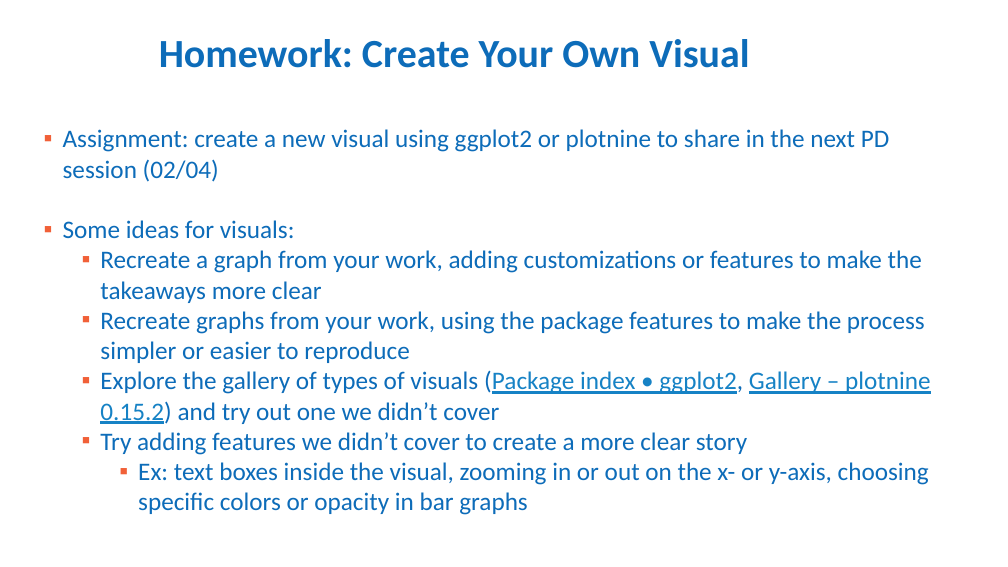
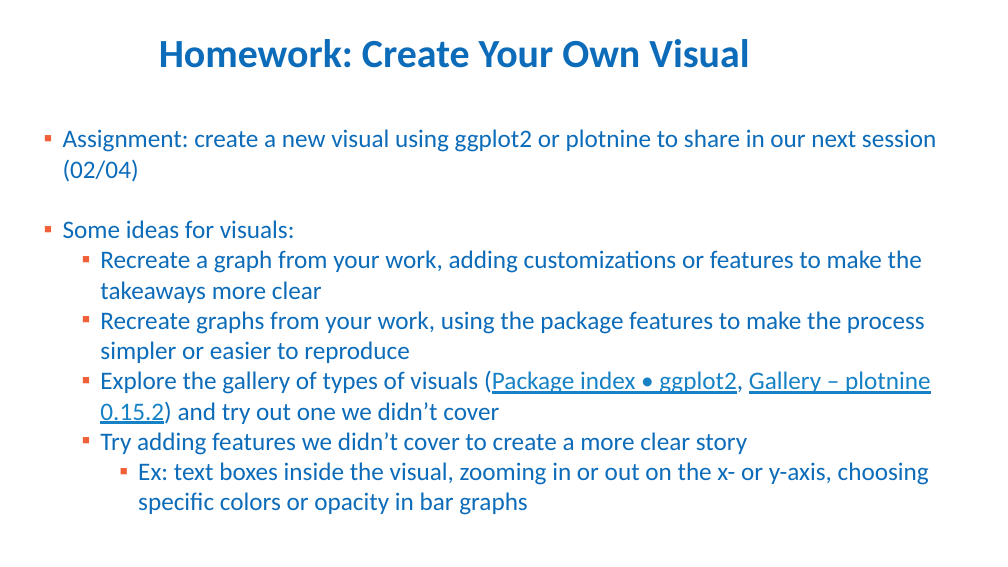
Before and after one commit to brussell23/grammar_of_graphics, a slide deck: slide 18 of ggplot and the Grammar of Graphics.pptx (slide 14 before the commit). Drawn at 1008x567 pixels with LibreOffice and Linux fonts; fonts in the diff are those of the drawing; background and template pictures are left out. Boxes give left, top, right and bottom in pixels: in the first picture for what was removed or moved away, otherwise in the second. Text is boxed around its words. In the diff, an @@ line names an element or a change of style, - is before the commit and + after.

Commit message:
Updating slides and r code

```diff
--- a/ggplot and the Grammar of Graphics.pptx
+++ b/ggplot and the Grammar of Graphics.pptx
@@ text at (63, 129, 936, 182): text changed @@
-▪ Assignment: create a new visual using ggplot2 or plotnine to share in the next PD session (02/04)
+▪ Assignment: create a new visual using ggplot2 or plotnine to share in our next session (02/04)
```
Also in this commit, not shown: 4 slides added, 1 other file.
